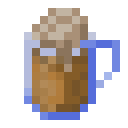
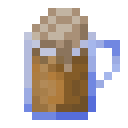
Layered file, before and after one edit (128x128). Changes by layer:
painted on "Liquid" over [32, 104, 88, 112]
painted on "Glass" over [24, 32, 120, 120]
